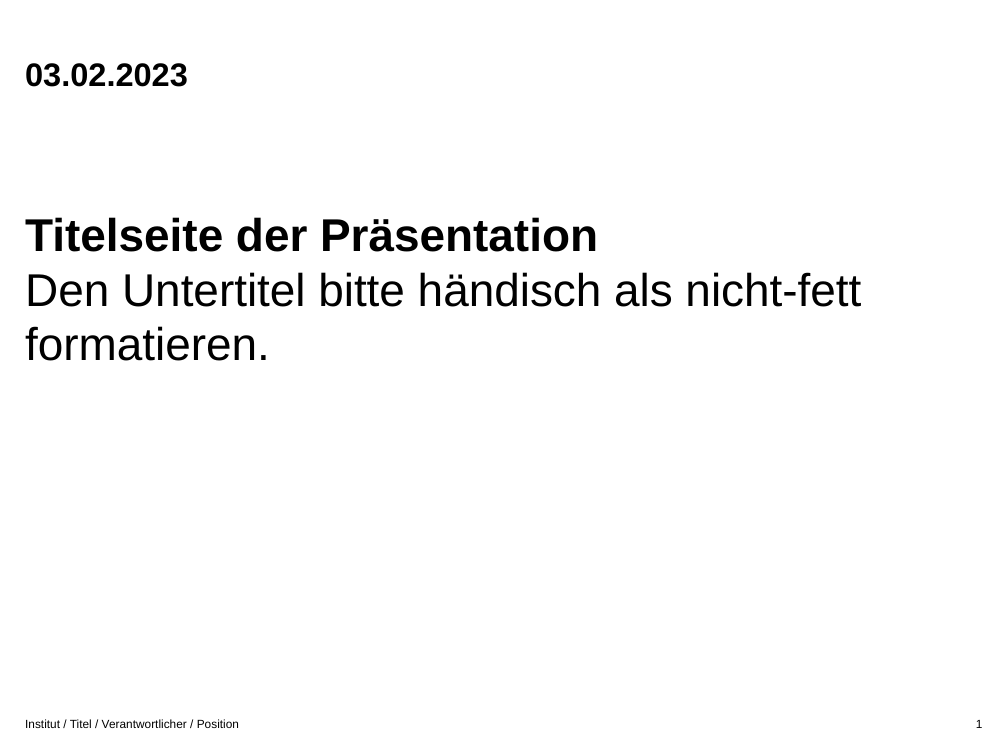
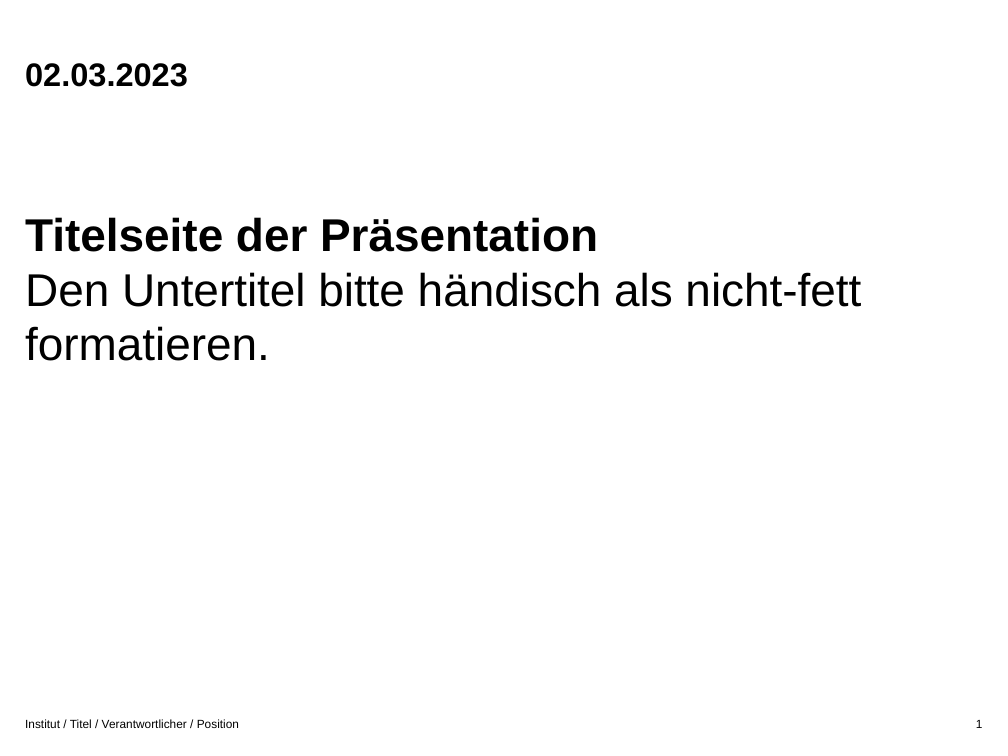
Before and after one commit to gsindlinger/IDSTA-Text-Miners, a slide deck: slide 1 of graphics.pptx. Drawn at 1008x756 pixels with LibreOffice and Linux fonts; fonts in the diff are those of the drawing; background and template pictures are left out. Boxes give left, top, right and bottom in pixels: in the first picture for what was removed or moved away, otherwise in the second. Text is boxed around its words. In the diff, an @@ line names an element or a change of style, - is before the commit and + after.

```diff
--- a/graphics.pptx
+++ b/graphics.pptx
@@ text at box(25, 63, 188, 87): text changed @@
-03.02.2023
+02.03.2023
```
Also in this commit, not shown: 1 slide added, 2 other files.
